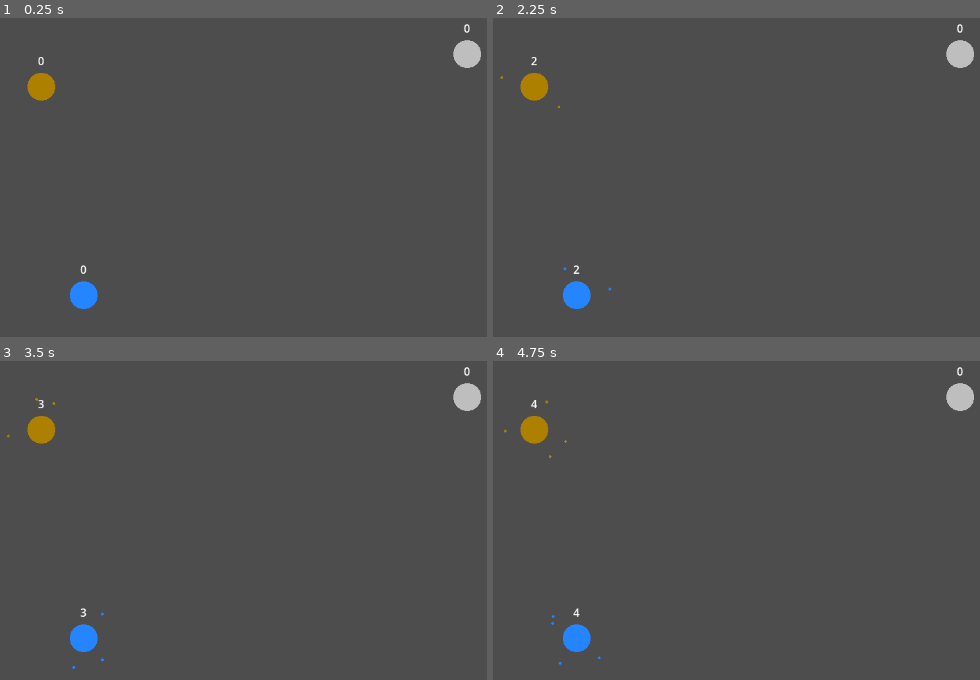
Above: before the commit, frames 1-4 (two rows, left to right).
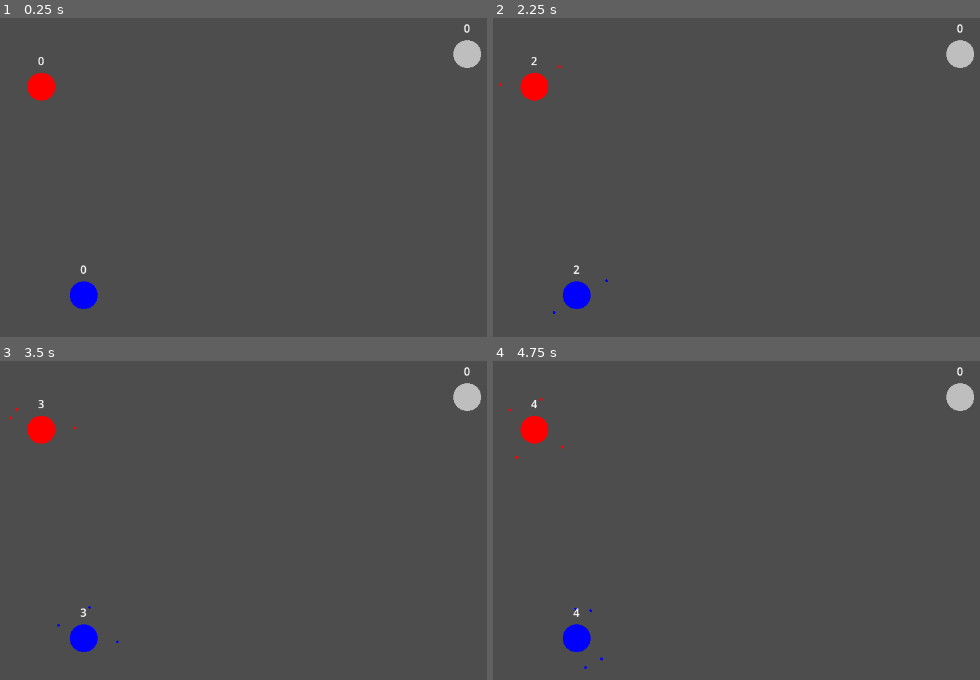
Above: after the commit, the same moments.

Repository: lenomirei/MyGame
Game: Godot game, scene res://level.tscn
Same seed, same stepped clock (60 frames per second), same inputs: the game is played once before the commit and once after it.
Inputs (mouse positions are in pixels of both pictures, inside the frame that each line leads up to):
- Up to frame 1 (0.25 s): no input
- Up to frame 2 (2.25 s): tap Enter at 0.5, 2 s; move the mouse to (575, 295) at 0.52 s; click (575, 295) at 0.67 s; tap Space at 1.25 s; move the mouse to (566, 244) at 1.27 s; click (566, 244) at 1.42 s; move the mouse to (804, 123) at 2.02 s; click (804, 123) at 2.17 s
- Up to frame 3 (3.5 s): move the mouse to (194, 654) at 2.77 s; click (194, 654) at 2.92 s
- Up to frame 4 (4.75 s): tap Space at 3.5 s; move the mouse to (965, 632) at 3.52 s; click (965, 632) at 3.67 s; tap Enter at 4.25 s; move the mouse to (outside the picture) at 4.27 s; click (outside the picture) at 4.42 s

The runs differ from the first frame. In frame 1, 0.8% of the frame differs, in the area x 5-21%, y 17-92%; in frame 2, 0.9%; in frame 3, 0.9%; in frame 4, 0.9%, in the area x 2-23%, y 11-97%.

Commit message:
[feat] Add faction base class.

Diff:
--- /dev/null
+++ b/faction.gd
@@ -0,0 +1,37 @@
+extends Node
+
+class_name Faction
+
+enum State {
+	NEUTRAL,
+	PLAYER,
+	ENEMY
+}
+
+@export var color: Color = Color.GRAY
+@export var current_soldier_count = 0
+@export var max_soldier_count = 0
+@export var id = 0
+@export var state: State = State.NEUTRAL
+
+signal defeated(faction: Faction)
+
+# Called when the node enters the scene tree for the first time.
+func _ready() -> void:
+	pass # Replace with function body.
+
+# Called every frame. 'delta' is the elapsed time since the previous frame.
+func _process(delta: float) -> void:
+	pass
+
+func _soldier_change(count: int) -> void:
+	current_soldier_count += count
+
+	if current_soldier_count <= 0:
+		defeated.emit()
+
+func _can_produce_soldier() -> bool:
+	if current_soldier_count < max_soldier_count:
+		return true
+	else:
+		return false
--- a/level.gd
+++ b/level.gd
@@ -1,39 +1,15 @@
 extends Node2D
-
-# enemy_count means the total number of enemy countries
-var enemy_count: int = 0
-var player_count: int = 0
 
 # Called when the node enters the scene tree for the first time.
 func _ready() -> void:
-	var children: Array[Node] = self.get_children()
-	for child in children:
-		var c: Country = child as Country
-		c.captured_by.connect(_country_captured_by)
-		match (c.state):
-			Country.State.ENEMY:
-				enemy_count += 1
-			Country.State.PLAYER:
-				player_count += 1
-			_:
-				pass
-		pass
+	pass
 
+func _generate_level() -> bool:
+	return true
 
 # Called every frame. 'delta' is the elapsed time since the previous frame.
 func _process(delta: float) -> void:
 	pass
-
-func _country_captured_by(old_state: Country.State, new_state: Country.State):
-	if old_state == Country.State.ENEMY && new_state == Country.State.PLAYER:
-		enemy_count -= 1
-		player_count += 1
-	elif old_state == Country.State.PLAYER && new_state == Country.State.ENEMY:
-		enemy_count += 1
-		player_count -= 1
-
-	if enemy_count <= 0:
-		_player_win()
 
 func _player_win():
 	# todo: pause the game and emit play win signal to game manager
--- a/level.tscn
+++ b/level.tscn
@@ -1,22 +1,36 @@
 [gd_scene format=3 uid="uid://fgc32h3yhtqn"]
 
-[ext_resource type="PackedScene" uid="uid://bg7idkmhpvf85" path="res://country.tscn" id="1_u52ul"]
+[ext_resource type="PackedScene" uid="uid://bg7idkmhpvf85" path="res://planet.tscn" id="1_u52ul"]
 [ext_resource type="Script" uid="uid://bfgciatml2b00" path="res://level.gd" id="1_vonw3"]
+[ext_resource type="Script" uid="uid://c1n1bdoedmirl" path="res://faction.gd" id="3_oi3di"]
 
 [node name="Level" type="Node2D" unique_id=1266508470]
 script = ExtResource("1_vonw3")
 
-[node name="NeutralCountry" parent="." unique_id=2022963055 instance=ExtResource("1_u52ul")]
+[node name="NeutralCountry" parent="." unique_id=2022963055 node_paths=PackedStringArray("master_faction") instance=ExtResource("1_u52ul")]
 position = Vector2(913, 81)
-max_soldier_count = 20
+master_faction = NodePath("../Neutral")
 
-[node name="PlayerCountry" parent="." unique_id=576319512 instance=ExtResource("1_u52ul")]
+[node name="PlayerCountry" parent="." unique_id=576319512 node_paths=PackedStringArray("master_faction") instance=ExtResource("1_u52ul")]
 position = Vector2(360, 429)
-color = Color(0.14520842, 0.51802653, 0.99999994, 1)
+master_faction = NodePath("../Player")
+
+[node name="EnemyCountry" parent="." unique_id=653837030 node_paths=PackedStringArray("master_faction") instance=ExtResource("1_u52ul")]
+position = Vector2(299, 128)
+master_faction = NodePath("../Enemy1")
+
+[node name="Player" type="Node" parent="." unique_id=200337851]
+script = ExtResource("3_oi3di")
+color = Color(0, 0, 1, 1)
+max_soldier_count = 50
 state = 1
 
-[node name="EnemyCountry" parent="." unique_id=653837030 instance=ExtResource("1_u52ul")]
-position = Vector2(299, 128)
-color = Color(0.6788892, 0.50372463, 0, 1)
+[node name="Enemy1" type="Node" parent="." unique_id=676123288]
+script = ExtResource("3_oi3di")
+color = Color(1, 0, 0, 1)
+max_soldier_count = 50
+id = 1
 state = 2
-max_soldier_count = 30
+
+[node name="Neutral" type="Node" parent="." unique_id=956169909]
+script = ExtResource("3_oi3di")
--- a/country.gd
+++ b/planet.gd
@@ -1,33 +1,25 @@
 extends Area2D
 
-class_name Country
+class_name Planet
 
 signal connecting_enter()
 signal connecting_exit()
-signal captured_by(old_state: Country.State, new_state: Country.State)
+signal captured_by(old_faction: Faction, new_faction: Faction)
 
-enum State {
-	NEUTRAL,
-	PLAYER,
-	ENEMY
-}
-
-@export var color: Color = Color.GRAY
+@export var master_faction: Faction = null
 @export var radius: float = 20.0
-@export var state: State = State.NEUTRAL
-@export var max_soldier_count: int = 50
+@export var soldier_limit: int = 50
 @export var spawn_cd: float = 1.0
 var soldier_class: PackedScene
 var mouse_enter: bool = false
 var connecting: bool = false
-var hovered_country: Country
 
 # Called when the node enters the scene tree for the first time.
 func _ready() -> void:
-	soldier_class = preload("res://soldier.tscn") as PackedScene
+	soldier_class = load("res://soldier.tscn") as PackedScene
 	reset()
 
-func get_country_under_mouse() -> Country:
+func get_planet_under_mouse() -> Planet:
 	var space: PhysicsDirectSpaceState2D = get_world_2d().direct_space_state
 	var params := PhysicsPointQueryParameters2D.new()
 	params.position = get_global_mouse_position()
@@ -35,17 +27,15 @@
 	params.collide_with_bodies = false
 	for result in space.intersect_point(params, 8):
 		var collider = result.collider
-		if collider is Country and collider != self:
+		if collider is Planet and collider != self:
 			return collider
 	return null
 
-func _is_same_country(country: Country) -> bool:
-	return country.state == self.state
+func _is_attack(soldier: Soldier) -> bool:
+	return soldier.master_faction != self.master_faction
 
-func _handle_attack_soldier(soldier: Soldier, from_country: Country) -> void:
-	if _is_same_country(from_country):
-		soldier.reparent(self.get_node(^"Soldiers"), true)
-	else:
+func _handle_attack_soldier(soldier: Soldier) -> void:
+	if _is_attack(soldier):
 		var soldiers_count: int = $"Soldiers".get_child_count()
 		if soldiers_count > 0:
 			# delete soldier
@@ -55,15 +45,18 @@
 			soldier.queue_free()
 		else:
 			soldier.reparent(self.get_node(^"Soldiers"), true)
-			captured(from_country)
+			captured(soldier.master_faction)
+	else:
+		soldier.reparent(self.get_node(^"Soldiers"), true)
+
 	_update_label()
 
-func _move_soldiers_to_target(target: Country) -> void:
+func _move_soldiers_to_target(target: Planet) -> void:
 	if target != null:
 		_fly_soldiers(target)
 	pass
 
-func _fly_soldiers(target: Country):
+func _fly_soldiers(target: Planet):
 	for soldier in $"Soldiers".get_children():
 			soldier = soldier as Soldier
 			soldier.reparent(get_parent(), true)
@@ -74,31 +67,29 @@
 
 # Called every frame. 'delta' is the elapsed time since the previous frame.
 func _process(delta: float) -> void:
-	if connecting and state == State.PLAYER:
+	if connecting and master_faction.state == Faction.State.PLAYER:
 		queue_redraw()
 
 func _draw() -> void:
-	draw_circle(Vector2.ZERO, radius, color)
+	draw_circle(Vector2.ZERO, radius, master_faction.color)
 
-	if connecting and state == State.PLAYER:
+	if connecting and master_faction.state == Faction.State.PLAYER:
 		var mouse_position: Vector2 = get_local_mouse_position()
-		draw_line(Vector2.ZERO, mouse_position, color, 5.0, true)
+		draw_line(Vector2.ZERO, mouse_position, master_faction.color, 5.0, true)
 
-func set_color(c: Color) -> void:
-	color = c
-	queue_redraw()
+
 
 func start_spawn() -> void:
-	if state != State.NEUTRAL:
+	if master_faction.state != Faction.State.NEUTRAL:
 		var spawn_timer: Timer = $"Timer"
 		if spawn_timer.is_stopped():
 			spawn_timer.one_shot = false
 			spawn_timer.start(spawn_cd)
 
 func _on_spawn_timer_timeout() -> void:
-	if $"Soldiers".get_child_count() < max_soldier_count:
+	if master_faction._can_produce_soldier():
 		var soldier: Soldier = soldier_class.instantiate() as Soldier
-		soldier.initialize(self)
+		soldier.initialize(self, master_faction)
 		$"Soldiers".add_child(soldier)
 		soldier.position = Vector2(30, 30)
 		_update_label()
@@ -111,24 +102,23 @@
 			connecting_exit.emit()
 			# redraw to disable the line
 
-			var target := get_country_under_mouse()
+			var target := get_planet_under_mouse()
 			_move_soldiers_to_target(target)
 			queue_redraw()
 		if mouse_event.is_pressed() and mouse_enter:
 			connecting = true
 			connecting_enter.emit()
 
-func captured(e_c: Country) -> void:
-	captured_by.emit(state, e_c.state)
-	color = e_c.color
-	state = e_c.state
+func captured(faction: Faction) -> void:
+	captured_by.emit(faction)
+	master_faction = faction
 	reset()
 	queue_redraw()
 	pass
 
 func reset() -> void:
 	start_spawn()
-	if state == State.PLAYER:
+	if master_faction.state == Faction.State.PLAYER:
 		connect("mouse_entered", _player_on_mouse_entered)
 		connect("mouse_exited", _player_on_mouse_exited)
 
--- a/country.tscn
+++ b/planet.tscn
@@ -1,12 +1,16 @@
 [gd_scene format=3 uid="uid://bg7idkmhpvf85"]
 
-[ext_resource type="Script" uid="uid://d1761esfkfhsh" path="res://country.gd" id="1_1yy88"]
+[ext_resource type="Script" uid="uid://d1761esfkfhsh" path="res://planet.gd" id="1_1yy88"]
 
 [sub_resource type="CircleShape2D" id="CircleShape2D_qaopu"]
 radius = 20.0
 
-[node name="Country" type="Area2D" unique_id=2022963055]
+[node name="Planet" type="Area2D" unique_id=2022963055]
 script = ExtResource("1_1yy88")
+radius = null
+state = null
+max_soldier_count = null
+spawn_cd = null
 
 [node name="CollisionShape2D" type="CollisionShape2D" parent="." unique_id=201935307]
 shape = SubResource("CircleShape2D_qaopu")
--- a/soldier.gd
+++ b/soldier.gd
@@ -3,21 +3,23 @@
 class_name Soldier
 
 @export var radius: float = 2.0
-var master_country: Country = null
+var master_planet: Planet = null
+var master_faction: Faction = null
 var moving: bool = false
-var target_country: Country
-var angular_speed: float = 2.0 # 角速度
+var target_planet: Planet
+var angular_speed: float = 1.0 # 角速度
 var orbit_angle: float = 0.0 # 当前弧度
 var orbit_radius_x: float = 30.0 # 轨道半径x
 var orbit_radius_y: float = 30.0 # 轨道半径y
 
-func initialize(c: Country) -> void:
-	master_country = c
+func initialize(c: Planet, f: Faction) -> void:
+	master_planet = c
+	master_faction = f
 
-	orbit_radius_x = randf_range(master_country.radius + 20, master_country.radius + 30)
-	orbit_radius_y = randf_range(master_country.radius + 20, master_country.radius + 30)
+	orbit_radius_x = randf_range(master_planet.radius + 20, master_planet.radius + 30)
+	orbit_radius_y = randf_range(master_planet.radius + 20, master_planet.radius + 30)
 	orbit_angle = randf_range(0.0, TAU)
-	angular_speed = randf_range(1.0, 2.5)
+	angular_speed = randf_range(0.1, 1.0)
 
 	queue_redraw()
 
@@ -28,13 +30,13 @@
 	return Vector2()
 
 func _process(delta: float) -> void:
-	if moving && target_country != null:
+	if moving && target_planet != null:
 		# if moving is true the soldier's parent node is level, so the position is relative postition of the level root node
-		position = position.move_toward(target_country.position, 3.0)
-		if position == target_country.position:
-			target_country._handle_attack_soldier(self, master_country)
+		position = position.move_toward(target_planet.position, 1.0)
+		if position == target_planet.position:
+			target_planet._handle_attack_soldier(self)
 			moving = false
-			target_country = null
+			target_planet = null
 	else:
 		orbit_angle = fmod(orbit_angle + angular_speed * delta, TAU)
 		# relative position
@@ -42,9 +44,9 @@
 	pass
 
 func _draw() -> void:
-	draw_circle(Vector2.ZERO, radius, master_country.color)
+	draw_circle(Vector2.ZERO, radius, master_faction.color)
 
-func _fly_to(target: Country):
+func _fly_to(target: Planet):
 	moving = true
-	target_country = target
+	target_planet = target
 	pass
Not shown, added: faction.gd.uid
Renamed: country.gd.uid -> planet.gd.uid
Not shown, changed: .gitignore
